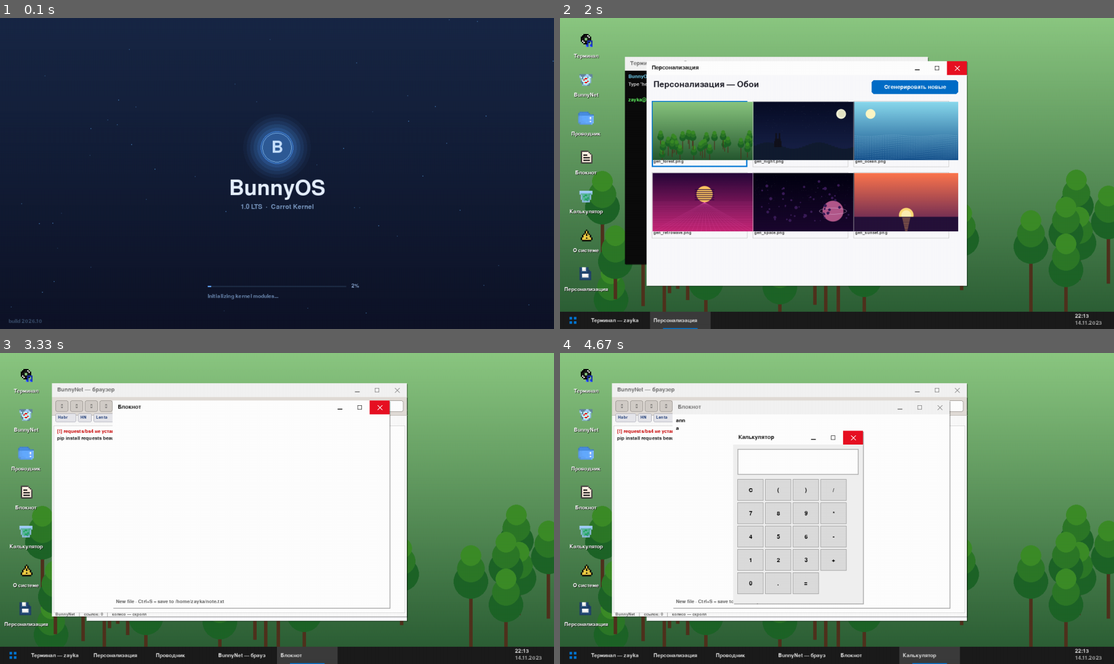
Above: before the commit, frames 1-4 (two rows, left to right).
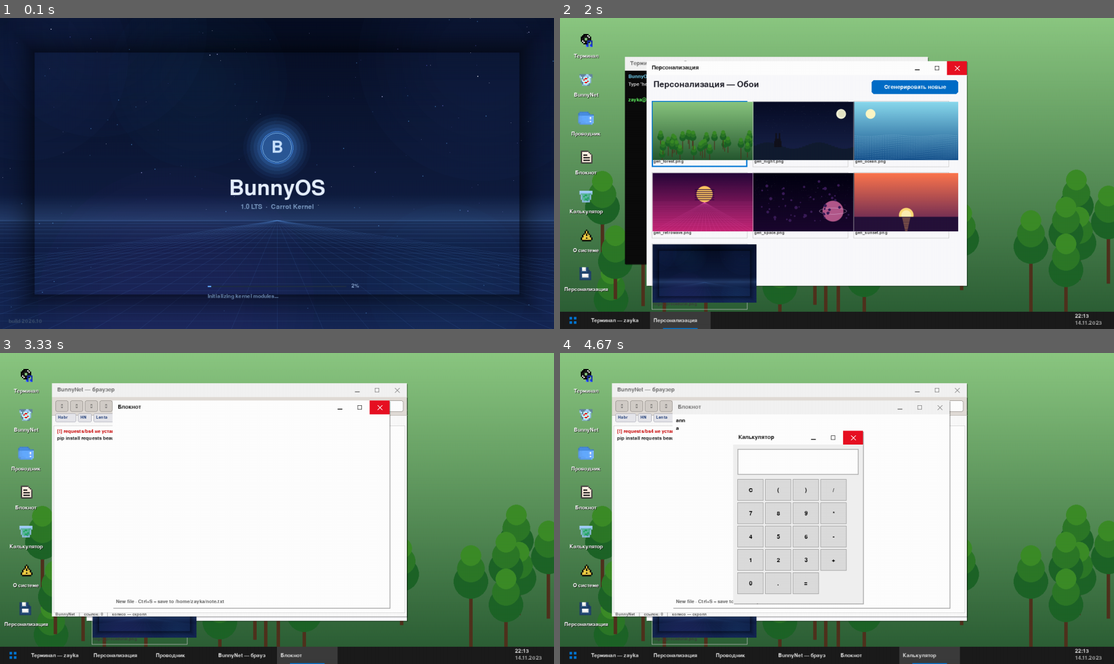
Above: after the commit, the same moments.

Repository: Folombas/PyGame2026
Game: pygame game, started from BunnyOS/main.py
The game is run twice, just before and just after one commit, with the same random seed, the same clock (stepped at 60 frames per second) and the same inputs.
Inputs (mouse positions are in pixels of both pictures, inside the frame that each line leads up to):
- Up to frame 1 (0.1 s): no input
- Up to frame 2 (2 s): tap Esc at 0.88 s; hold Up 1.22-1.68 s; click (587, 273) at 1.82 s
- Up to frame 3 (3.33 s): click (27, 452) at 2.15 s; click (27, 415) at 2.48 s; click (11, 654) at 2.82 s; click (27, 492) at 3.15 s
- Up to frame 4 (4.67 s): type "ann" at 3.43 s; type "a" at 3.77 s; tap Enter at 3.77, 3.9 s; click (587, 530) at 4.15 s; hold Down from 4.43 s (still down)

The runs differ from the first frame. In frame 1, 42% of the frame differs, in the area x 0-100%, y 0-100%; in frame 2, 3.7%; in frame 3, 1.4%; in frame 4, 1.4%.

Commit message:
BunnyOS: procedural login wallpaper (Tron grid + nebula + stars)

Diff:
--- a/BunnyOS/boot_style.py
+++ b/BunnyOS/boot_style.py
@@ -34,16 +34,20 @@
         ]
 
     def _make_bg(self):
-        """Кэшируем градиент."""
-        s = pygame.Surface((WIDTH, HEIGHT))
-        for y in range(HEIGHT):
-            t = y / HEIGHT
-            # Тёмно-синий → почти чёрный
-            r = int(15 + 10 * (1 - t))
-            g = int(20 + 20 * (1 - t))
-            b = int(40 + 30 * (1 - t))
-            pygame.draw.line(s, (r, g, b), (0, y), (WIDTH, y))
-        return s
+        """Использует процедурные обои из login_wallpaper."""
+        try:
+            from login_wallpaper import generate_login_bg
+            return generate_login_bg()
+        except Exception as e:
+            print(f"[login] fallback на градиент: {e}")
+            # Fallback — простой градиент
+            s = pygame.Surface((WIDTH, HEIGHT))
+            for y in range(HEIGHT):
+                t = y / HEIGHT
+                col = (int(20 + 30 * t), int(30 + 40 * t), int(55 + 50 * t))
+                pygame.draw.line(s, col, (0, y), (WIDTH, y))
+            return s
+
 
     def update(self, dt):
         self.timer += dt
--- /dev/null
+++ b/BunnyOS/login_wallpaper.py
@@ -0,0 +1,101 @@
+"""Процедурные обои для экрана входа BunnyOS."""
+import pygame
+import random
+import math
+from settings import WIDTH, HEIGHT
+
+
+def generate_login_bg():
+    """Возвращает Surface с красивым фоном для логина.
+    Стиль: тёмный киберпанк с сеткой перспективы и светящимися точками."""
+    surf = pygame.Surface((WIDTH, HEIGHT))
+
+    # === 1. Градиент (тёмно-синий → почти чёрный) ===
+    for y in range(HEIGHT):
+        t = y / HEIGHT
+        r = int(8 + 15 * t)
+        g = int(15 + 25 * t)
+        b = int(35 + 50 * t)
+        pygame.draw.line(surf, (r, g, b), (0, y), (WIDTH, y))
+
+    # === 2. Туманности (размытые цветные пятна) ===
+    rng = random.Random(42)
+    for _ in range(6):
+        cx = rng.randint(0, WIDTH)
+        cy = rng.randint(0, HEIGHT)
+        r = rng.randint(180, 320)
+        hue = rng.choice([
+            (60, 100, 200),   # синий
+            (100, 60, 180),   # фиолетовый
+            (40, 120, 180),   # голубой
+        ])
+        nebula = pygame.Surface((r * 2, r * 2), pygame.SRCALPHA)
+        for i in range(10):
+            rr = r - i * 20
+            if rr <= 0:
+                continue
+            a = 6 + i * 2
+            pygame.draw.circle(nebula, (*hue, a), (r, r), rr)
+        surf.blit(nebula, (cx - r, cy - r))
+
+    # === 3. Сетка перспективы (снизу) ===
+    horizon_y = int(HEIGHT * 0.65)
+    # Горизонтальные линии
+    for i in range(20):
+        t = i / 20
+        y = horizon_y + int((HEIGHT - horizon_y) * (t ** 1.5))
+        a = int(60 * (1 - t * 0.4))
+        line = pygame.Surface((WIDTH, 1), pygame.SRCALPHA)
+        line.fill((80, 140, 220, a))
+        surf.blit(line, (0, y))
+    # Вертикальные линии (сходятся к центру горизонта)
+    cx = WIDTH // 2
+    for i in range(-16, 17):
+        x_bottom = cx + i * (WIDTH // 12)
+        a = 45
+        line = pygame.Surface((WIDTH, HEIGHT), pygame.SRCALPHA)
+        pygame.draw.line(line, (80, 140, 220, a),
+                         (cx, horizon_y), (x_bottom, HEIGHT), 1)
+        surf.blit(line, (0, 0))
+
+    # === 4. Свечение на горизонте ===
+    for i in range(60):
+        a = int(50 * (1 - i / 60))
+        y1 = horizon_y - i
+        y2 = horizon_y + i
+        if y1 >= 0:
+            line = pygame.Surface((WIDTH, 1), pygame.SRCALPHA)
+            line.fill((120, 180, 255, a))
+            surf.blit(line, (0, y1))
+        if y2 < HEIGHT:
+            line = pygame.Surface((WIDTH, 1), pygame.SRCALPHA)
+            line.fill((120, 180, 255, int(a * 0.6)))
+            surf.blit(line, (0, y2))
+
+    # === 5. Звёзды наверху ===
+    for _ in range(80):
+        x = rng.randint(0, WIDTH)
+        y = rng.randint(0, horizon_y - 20)
+        size = rng.choice([1, 1, 1, 2])
+        a = rng.randint(100, 255)
+        star = pygame.Surface((size, size), pygame.SRCALPHA)
+        star.fill((a, a, 255, a))
+        surf.blit(star, (x, y))
+
+    # === 6. Виньетка (тёмные края) ===
+    vignette = pygame.Surface((WIDTH, HEIGHT), pygame.SRCALPHA)
+    for i in range(80):
+        a = int(120 * (i / 80) ** 2)
+        pygame.draw.rect(vignette, (0, 0, 0, a),
+                         (i, i, WIDTH - i * 2, HEIGHT - i * 2), 1)
+    surf.blit(vignette, (0, 0))
+
+    return surf
+
+
+if __name__ == "__main__":
+    pygame.init()
+    pygame.display.set_mode((1, 1), pygame.HIDDEN)
+    bg = generate_login_bg()
+    pygame.image.save(bg, "assets/wallpapers/login_procedural.png")
+    print("✓ Сохранено: assets/wallpapers/login_procedural.png")
Binary file added: BunnyOS/assets/wallpapers/login_procedural.png
